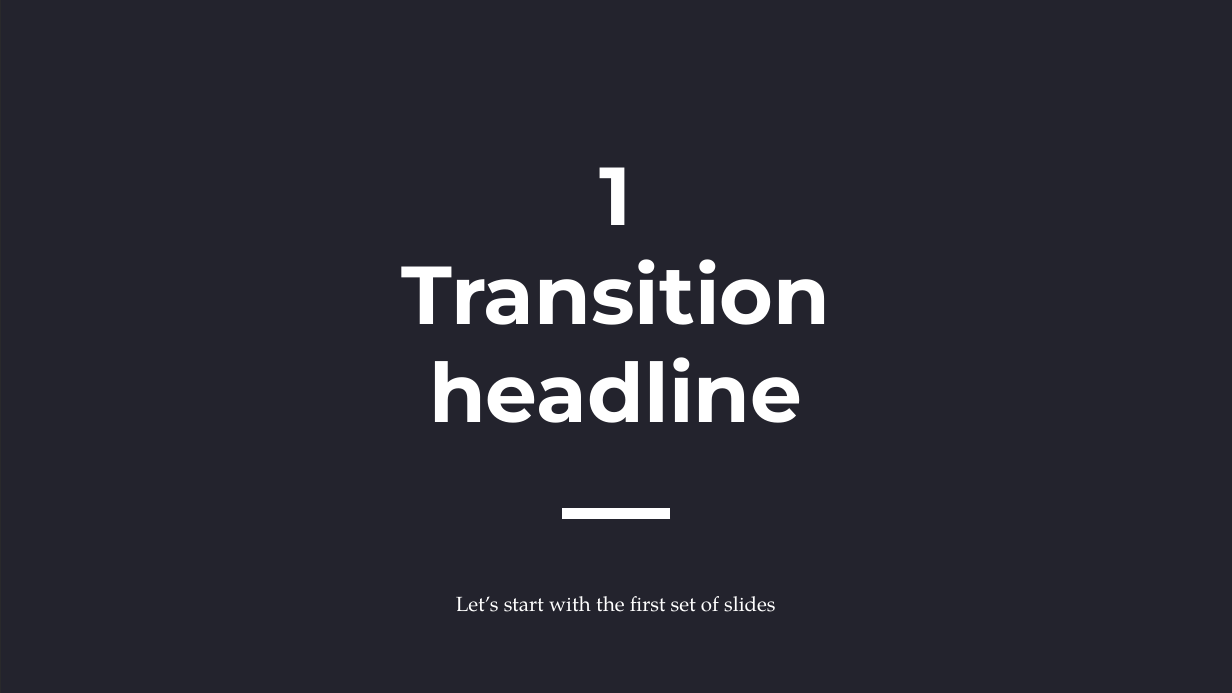
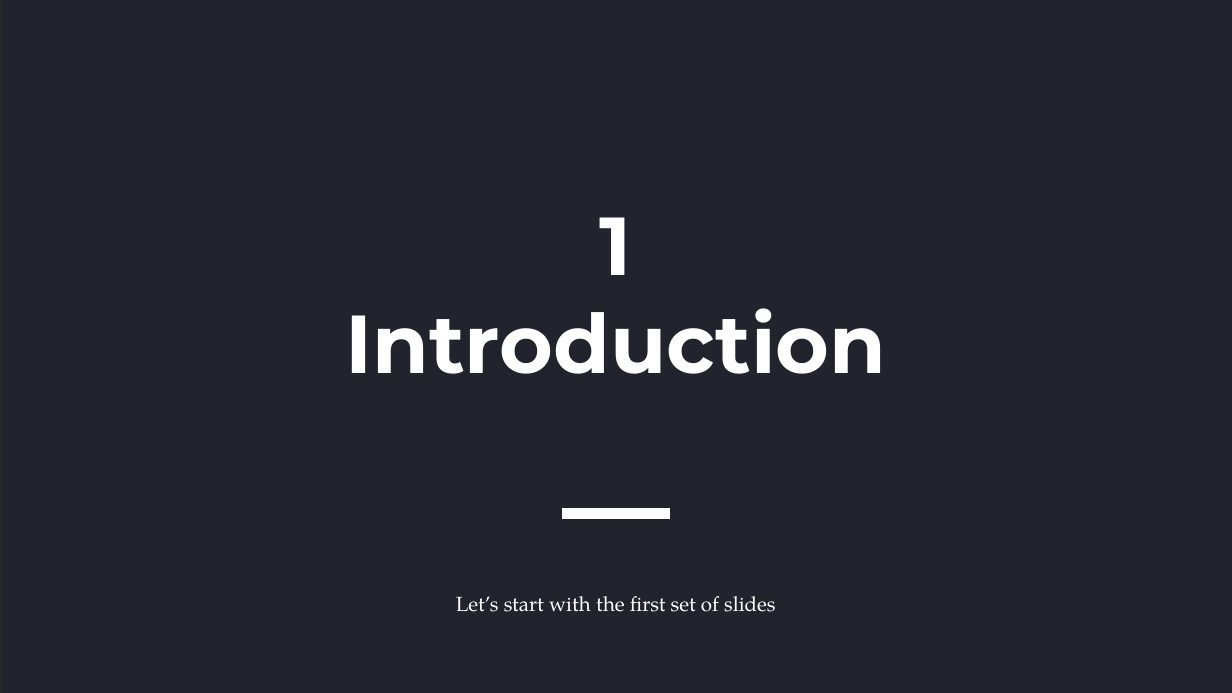
Before and after one commit to ChristianCarbonara/TPA, a slide deck: slide 4 of presentation.pptx. Drawn at 1232x693 pixels with LibreOffice and Linux fonts; fonts in the diff are those of the drawing; background and template pictures are left out; a plain dark background stands for a picture behind light text. Boxes give left, top, right and bottom in pixels: in the first picture for what was removed or moved away, otherwise in the second. Text is boxed around its words. In the diff, an @@ line names an element or a change of style, - is before the commit and + after.

```diff
--- a/presentation.pptx
+++ b/presentation.pptx
@@ title at [345,308,886,374]: text changed @@
-Transition headline
+Introduction
```
Also in this commit, not shown: 2 other slides changed, 2 slides added, 2 slides removed.
